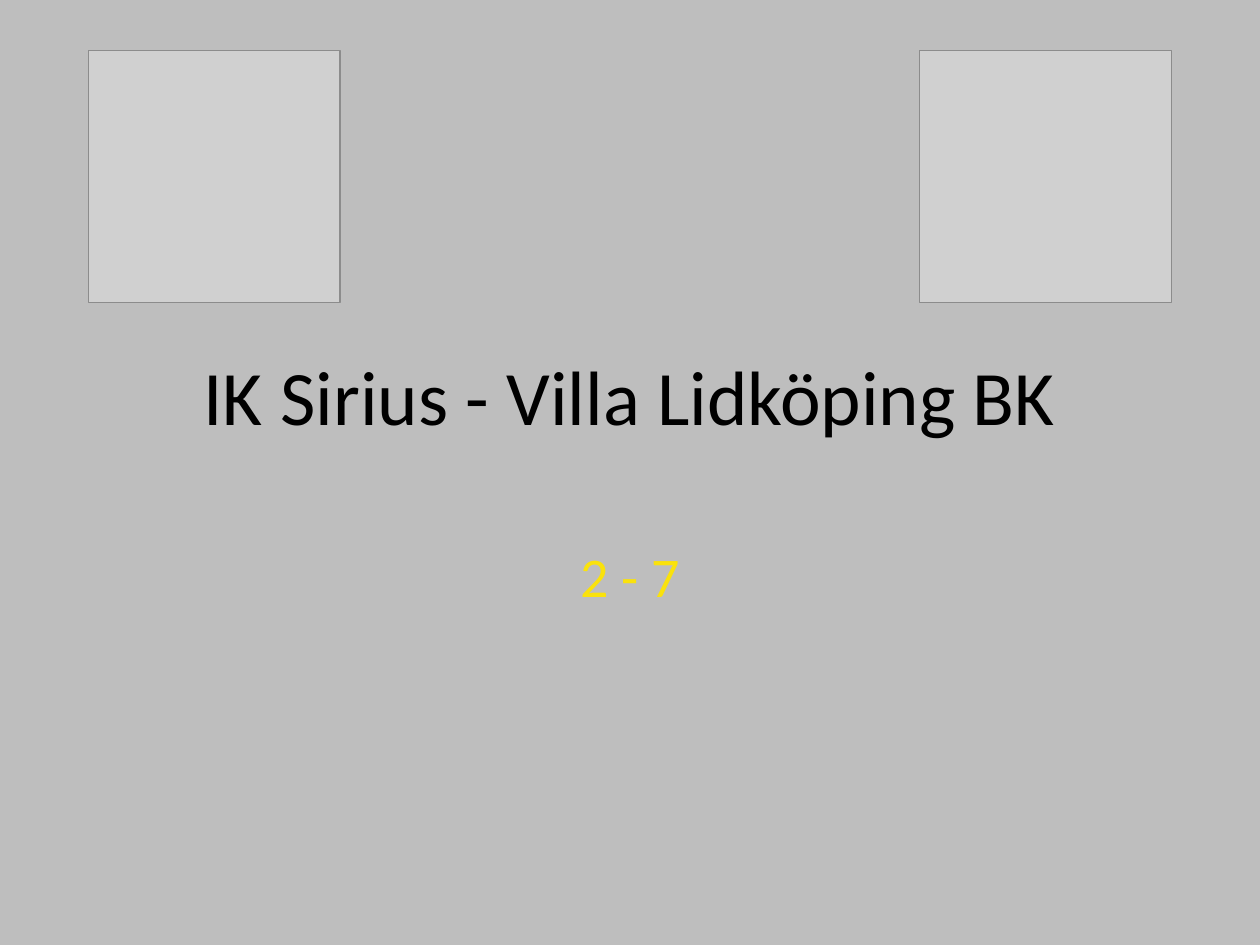
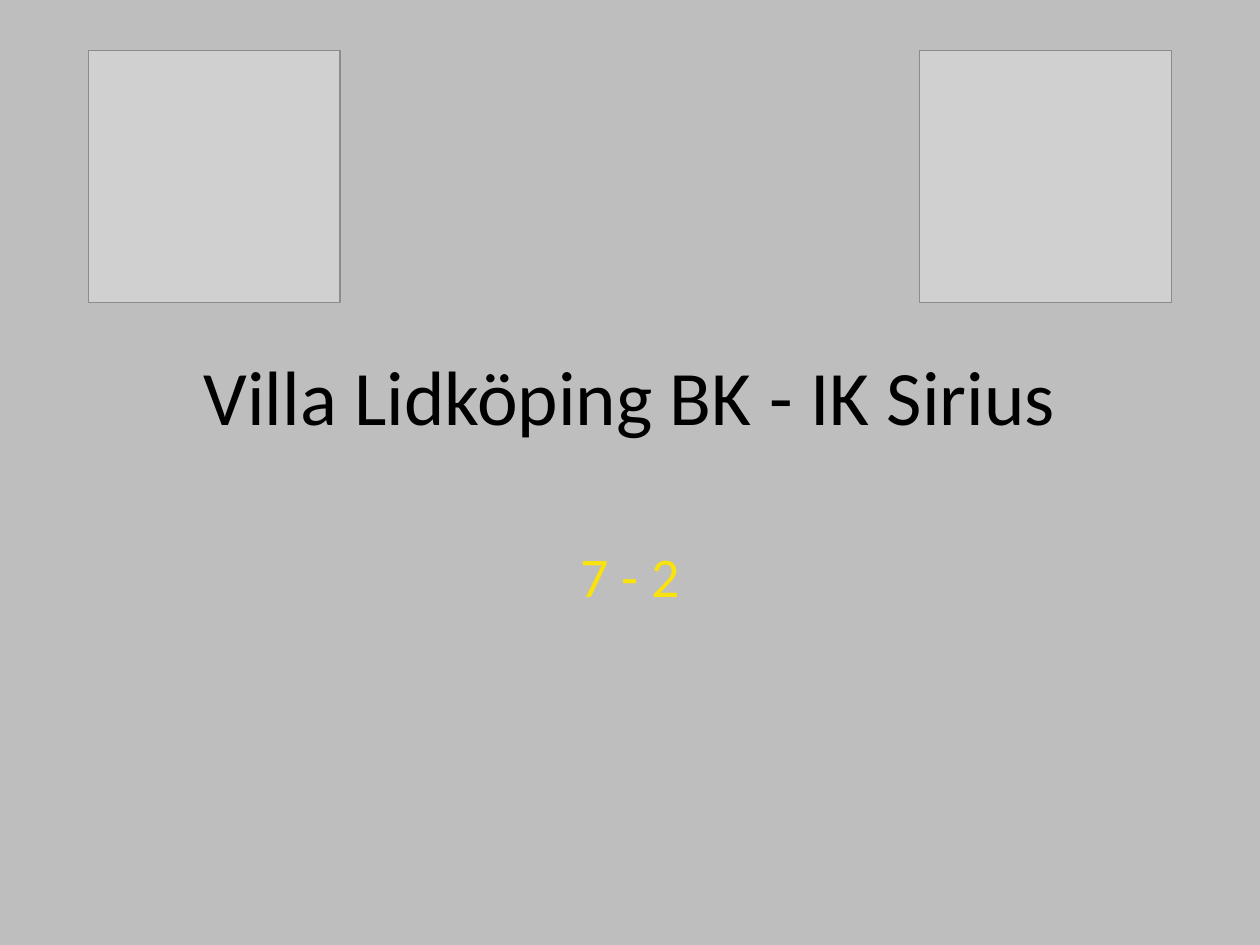
Before and after one commit to legendwk/sirius_bandy, a slide deck: slide 1 of powerpointer/matchrapporter/20220930 IK Sirius - Villa Lidköping halvlek 1 clean och 20220930 IK Sirius - Villa Lidköping halvlek 2 .pptx. Drawn at 1260x945 pixels with LibreOffice and Linux fonts; fonts in the diff are those of the drawing; grey boxes stand for pictures. Boxes give left, top, right and bottom in pixels: in the first picture for what was removed or moved away, otherwise in the second. Text is boxed around its words. In the diff, an @@ line names an element or a change of style, - is before the commit and + after.

```diff
--- a/powerpointer/matchrapporter/20220930 IK Sirius - Villa Lidköping halvlek 1 clean och 20220930 IK Sirius - Villa Lidköping halvlek 2 .pptx
+++ b/powerpointer/matchrapporter/20220930 IK Sirius - Villa Lidköping halvlek 1 clean och 20220930 IK Sirius - Villa Lidköping halvlek 2 .pptx
@@ title at [204,371,1055,439]: text changed @@
-IK Sirius - Villa Lidköping BK
+Villa Lidköping BK - IK Sirius
@@ subtitle at [580,560,679,597]: text changed @@
-2 - 7
+7 - 2
```
Also in this commit, not shown: 5 other slides changed, 2 other files.
